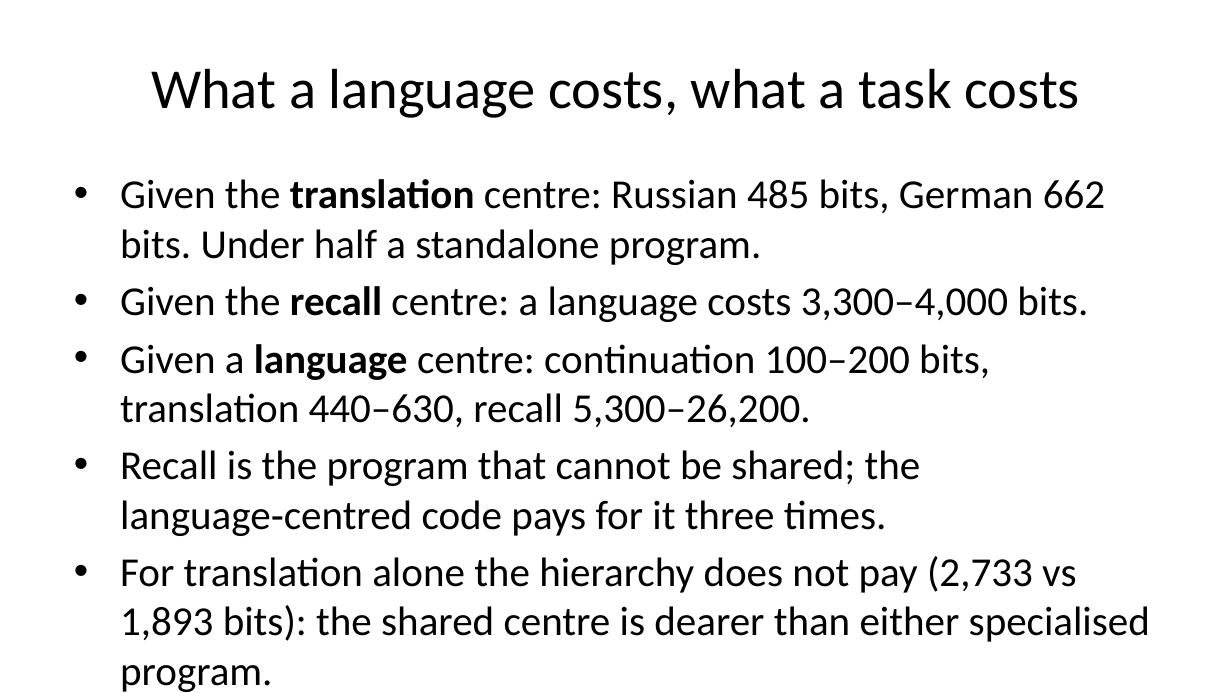
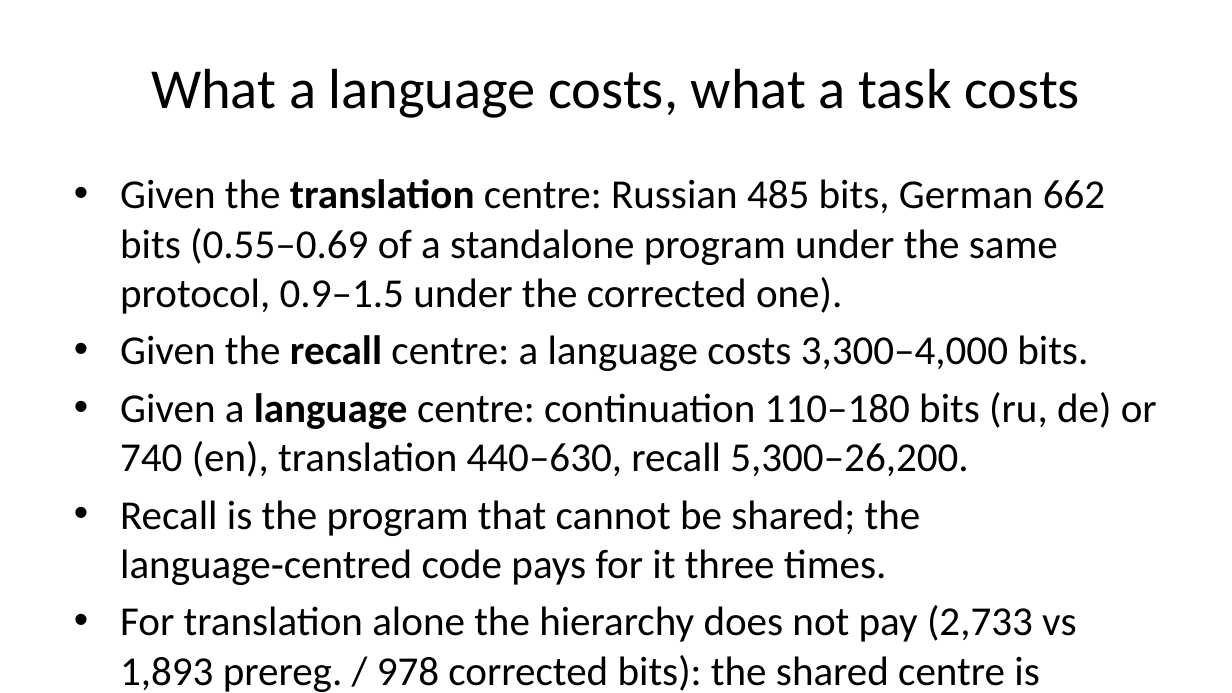
Before and after one commit to sirotenkogeorgii/prefix-programs, a slide deck: slide 11 of slides/slides.pptx (slide 10 before the commit). Drawn at 1232x693 pixels with LibreOffice and Linux fonts; fonts in the diff are those of the drawing. Boxes give left, top, right and bottom in pixels: in the first picture for what was removed or moved away, otherwise in the second. Text is boxed around its words. In the diff, an @@ line names an element or a change of style, - is before the commit and + after.

```diff
--- a/slides/slides.pptx
+++ b/slides/slides.pptx
@@ text at box(120, 179, 1105, 314): text changed @@
-• Given the translation centre: Russian 485 bits, German 662 bits. Under half a standalone program.
+• Given the translation centre: Russian 485 bits, German 662 bits (0.55–0.69 of a standalone program under the same protocol, 0.9–1.5 under the corrected one).
@@ text at box(120, 392, 1157, 477): text changed @@
-• Given a language centre: continuation 100–200 bits, translation 440–630, recall 5,300–26,200.
+• Given a language centre: continuation 110–180 bits (ru, de) or 740 (en), translation 440–630, recall 5,300–26,200.
@@ text at box(120, 605, 1076, 692): text changed @@
-• For translation alone the hierarchy does not pay (2,733 vs 1,893 bits): the shared centre is dearer than either specialised program.
+• For translation alone the hierarchy does not pay (2,733 vs 1,893 prereg. / 978 corrected bits): the shared centre is dearer than either specialised program.
```
Also in this commit, not shown: 4 other slides changed, 1 slide added, 19 other files.
